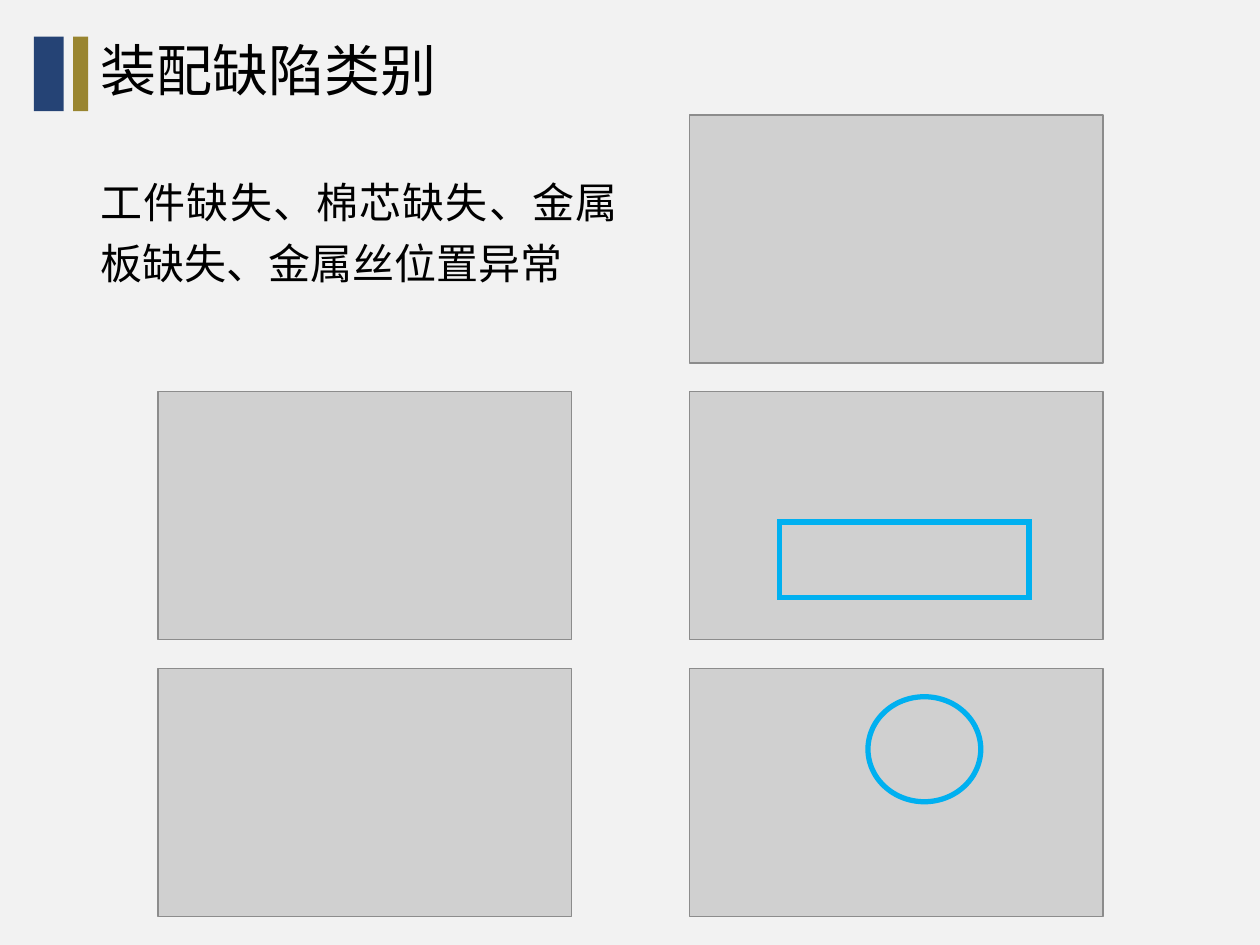
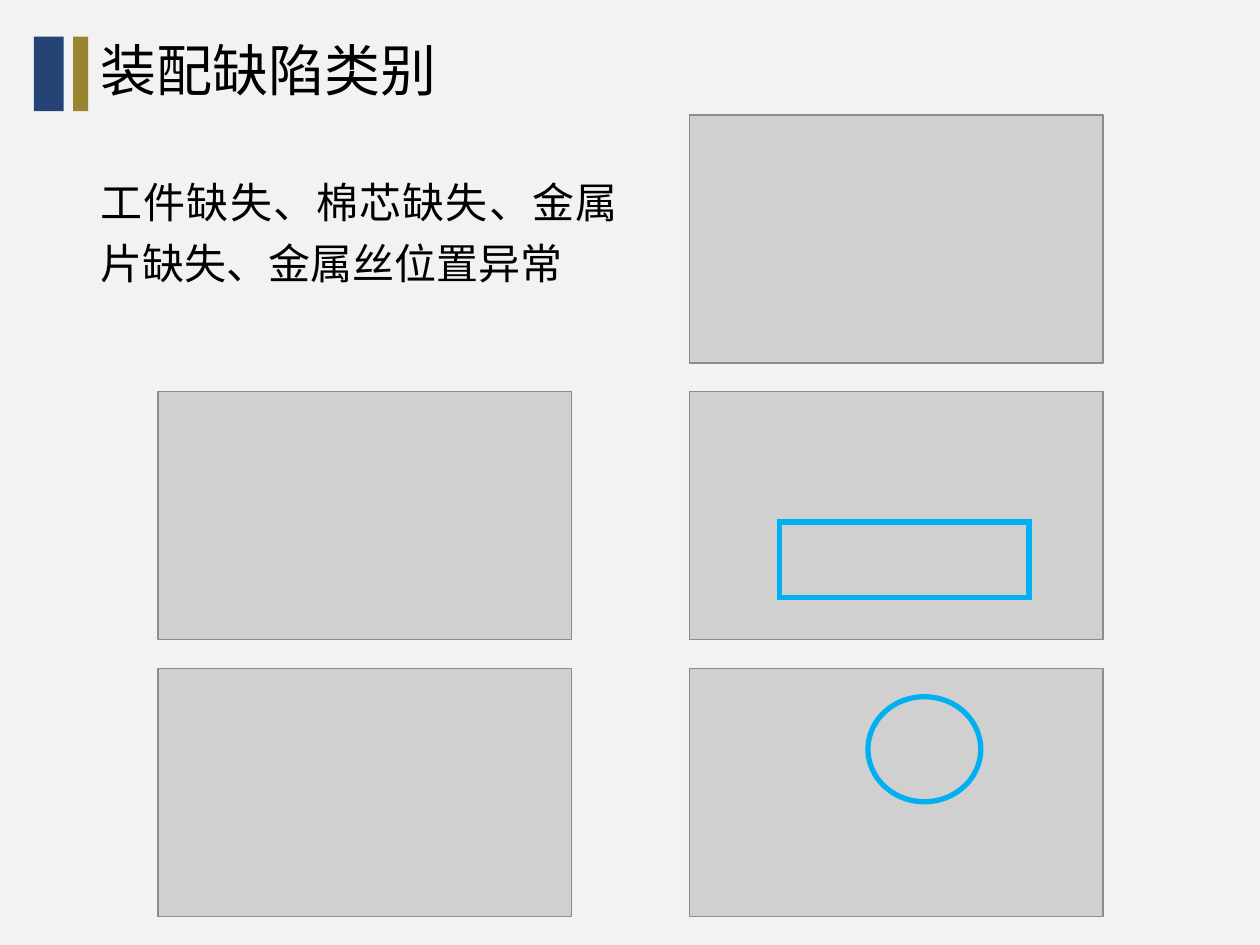
Before and after one commit to wang-jiankun/Graduate-File, a slide deck: slide 12 of 资料/课题汇报（2019.3.15）-王建坤.pptx (slide 11 before the commit). Drawn at 1260x945 pixels with LibreOffice and Linux fonts; fonts in the diff are those of the drawing; grey boxes stand for pictures; background and template pictures are left out. Boxes give left, top, right and bottom in pixels: in the first picture for what was removed or moved away, otherwise in the second. Text is boxed around its words. In the diff, an @@ line names an element or a change of style, - is before the commit and + after.

```diff
--- a/资料/课题汇报（2019.3.15）-王建坤.pptx
+++ b/资料/课题汇报（2019.3.15）-王建坤.pptx
@@ text at bbox=[101, 182, 618, 283]: text changed @@
-工件缺失、棉芯缺失、金属板缺失、金属丝位置异常
+工件缺失、棉芯缺失、金属片缺失、金属丝位置异常
```
Also in this commit, not shown: 5 other slides changed, 2 slides added, 9 other files.
